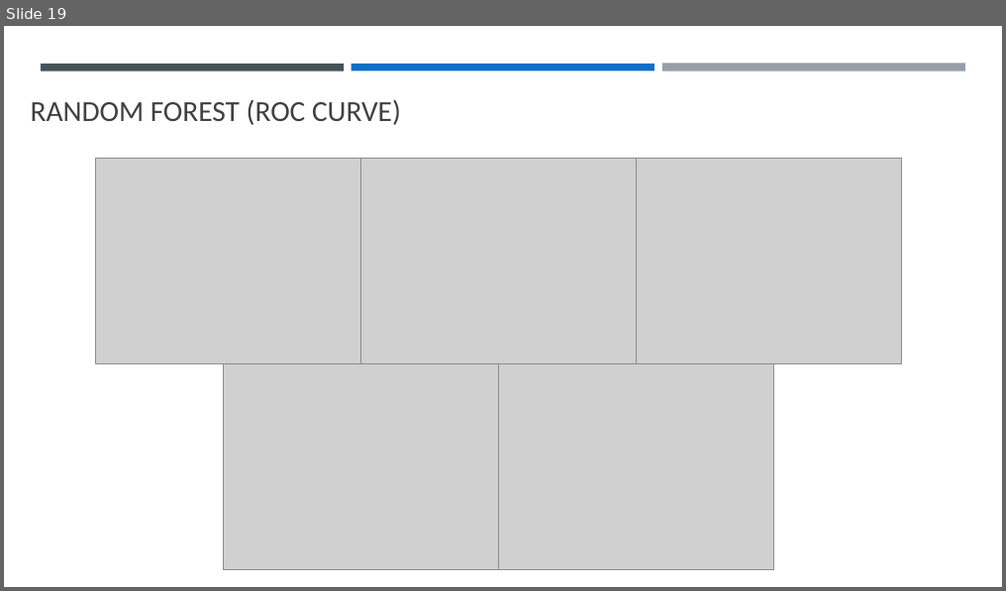
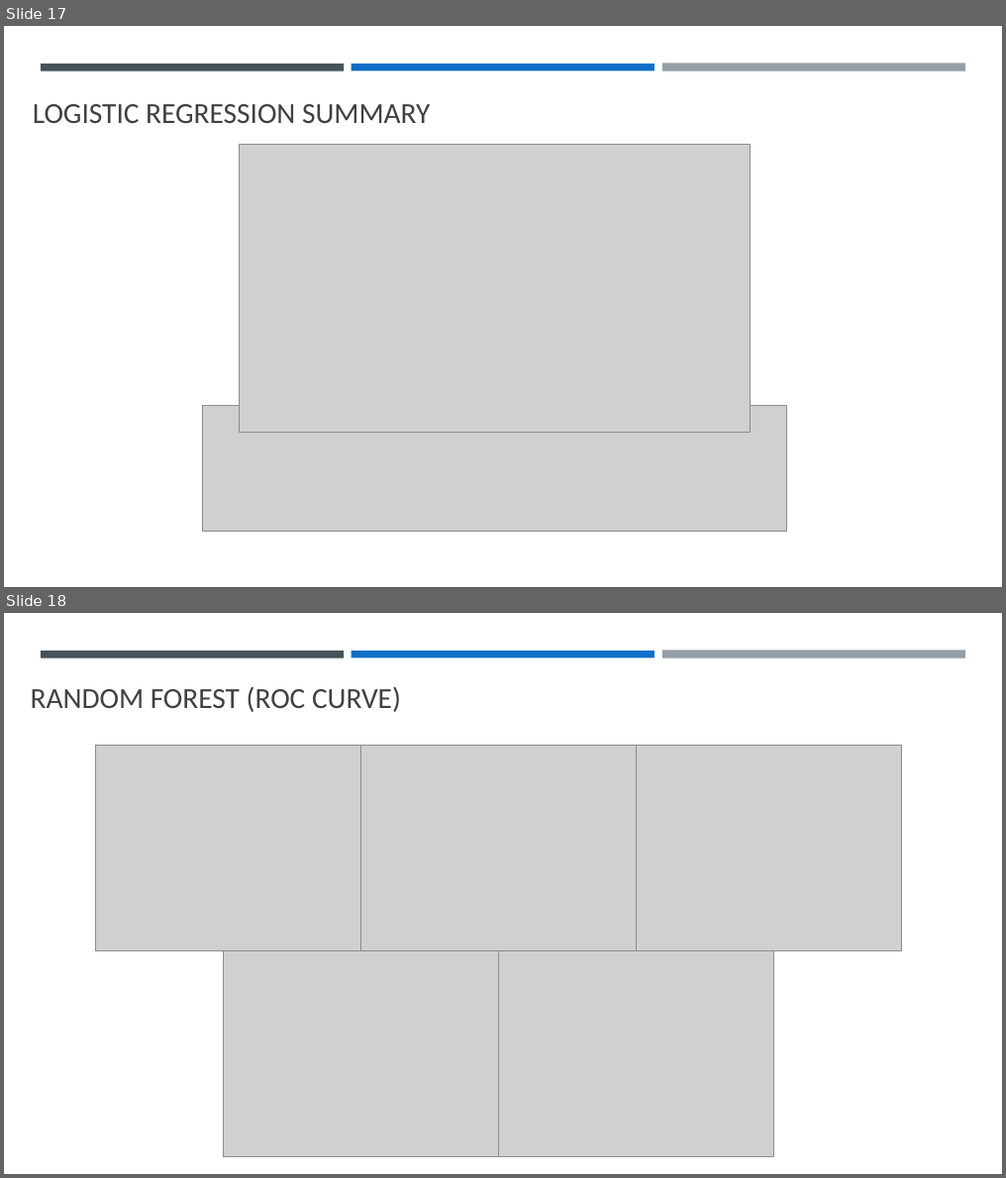
Before and after one commit to llhtoby/MIMIC-III-ML, a slide deck: presentation/Final Presentation.pptx. Shown one above the other, each under a label of ours: slide 19 before the commit, slides 17 and 18 after it. The pictures are 1006x591 and 1006x1178 pixels, drawn with LibreOffice and Linux fonts; fonts in the diff are those of the drawing; grey boxes stand for pictures. Boxes give left, top, right and bottom in pixels: in the first picture for what was removed or moved away, otherwise in the second. Text is boxed around its words. In the diff, an @@ line names an element or a change of style, - is before the commit and + after.

```diff
--- a/presentation/Final Presentation.pptx
+++ b/presentation/Final Presentation.pptx
@@ slide 17 added at [4,26,1002,587], background #FFFFFF; not listed: 3 template elements that a slide beside it also shows @@
@@ title added at [33,104,430,123], 28 pt, text #404040 @@
+LOGISTIC REGRESSION SUMMARY
@@ picture added at [239,145,750,433] @@
@@ picture added at [202,405,787,531] @@
@@ what was slide 19 is now slide 18 @@
```
Also in this commit, not shown: 5 slides changed, 19 other slides added, 8 slides removed, 49 other files.
